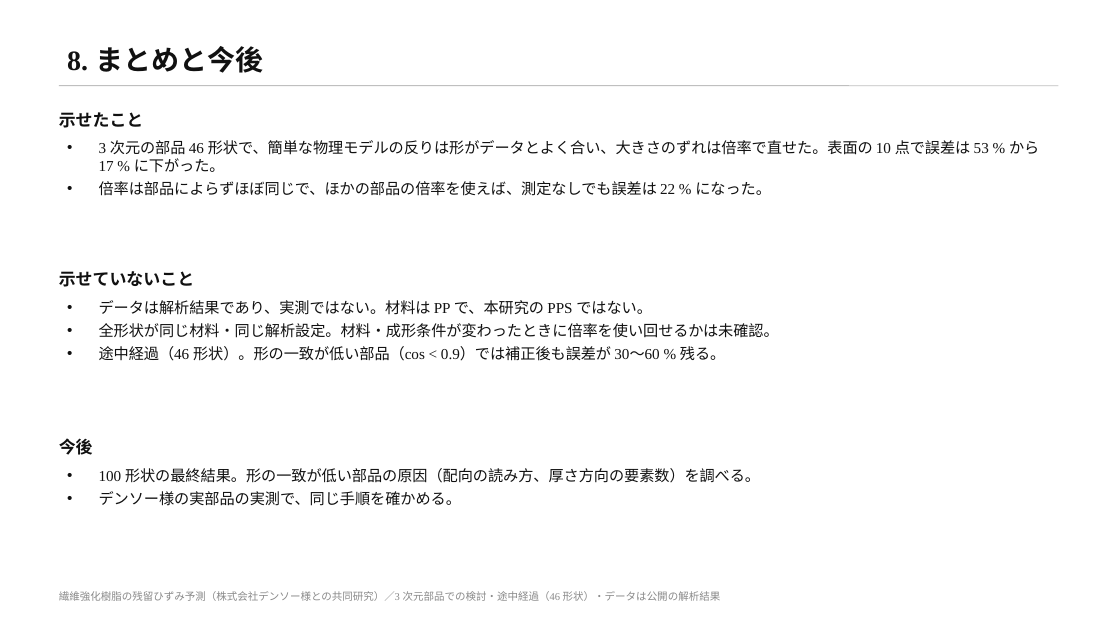
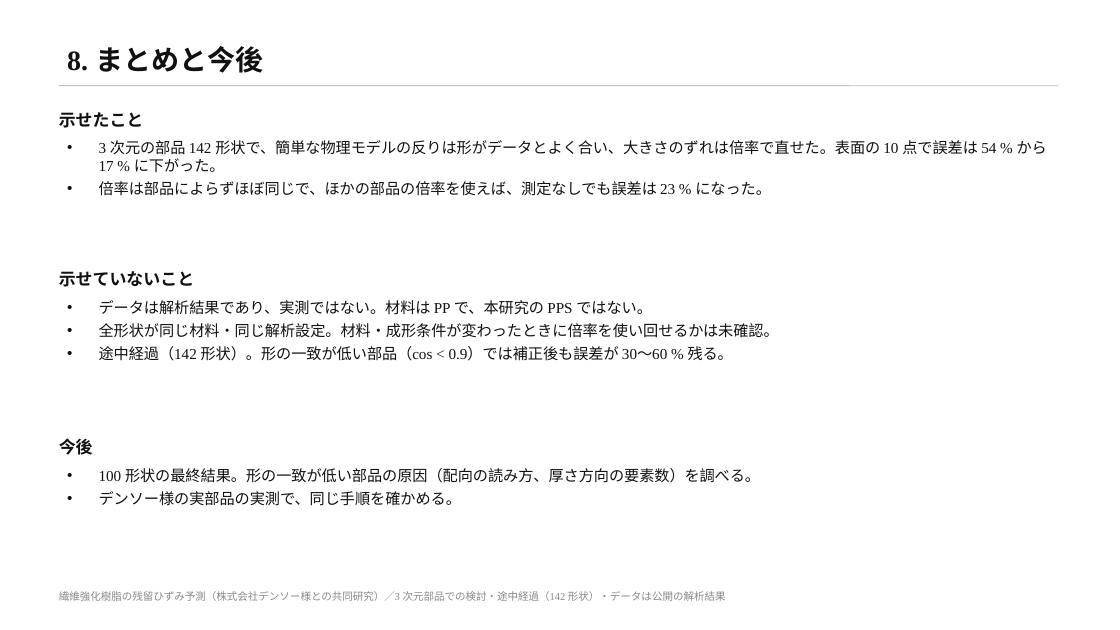
Before and after one commit to keisuke58/wccm2026-cfrp-gnn, a slide deck: slide 9 of slides/denso_rescue3d.pptx. Drawn at 1120x630 pixels with LibreOffice and Linux fonts; fonts in the diff are those of the drawing. Boxes give left, top, right and bottom in pixels: in the first picture for what was removed or moved away, otherwise in the second. Text is boxed around its words. In the diff, an @@ line names an element or a change of style, - is before the commit and + after.

```diff
--- a/slides/denso_rescue3d.pptx
+++ b/slides/denso_rescue3d.pptx
@@ text at <box>99,140,1047,196</box>: text changed @@
-• 3 次元の部品 46 形状で、簡単な物理モデルの反りは形がデータとよく合い、大きさのずれは倍率で直せた。表面の 10 点で誤差は 53 % から 17 % に下がった。
-• 倍率は部品によらずほぼ同じで、ほかの部品の倍率を使えば、測定なしでも誤差は 22 % になった。
+• 3 次元の部品 142 形状で、簡単な物理モデルの反りは形がデータとよく合い、大きさのずれは倍率で直せた。表面の 10 点で誤差は 54 % から 17 % に下がった。
+• 倍率は部品によらずほぼ同じで、ほかの部品の倍率を使えば、測定なしでも誤差は 23 % になった。
@@ text at <box>99,346,733,361</box>: text changed @@
-• 途中経過（46 形状）。形の一致が低い部品（cos < 0.9）では補正後も誤差が 30〜60 % 残る。
+• 途中経過（142 形状）。形の一致が低い部品（cos < 0.9）では補正後も誤差が 30〜60 % 残る。
@@ text at <box>59,591,726,601</box>: text changed @@
-繊維強化樹脂の残留ひずみ予測（株式会社デンソー様との共同研究）／3 次元部品での検討・途中経過（46 形状）・データは公開の解析結果
+繊維強化樹脂の残留ひずみ予測（株式会社デンソー様との共同研究）／3 次元部品での検討・途中経過（142 形状）・データは公開の解析結果
```
Also in this commit, not shown: 9 other slides changed, 12 other files.
